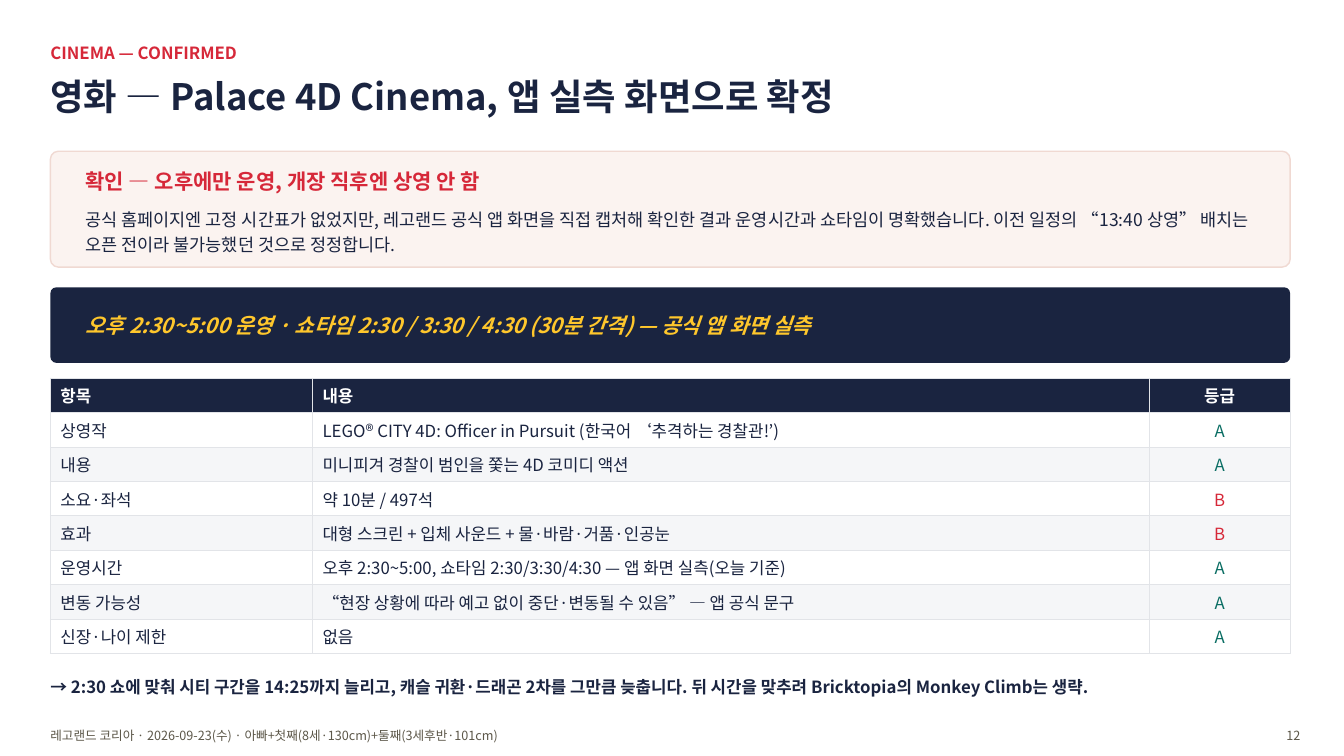
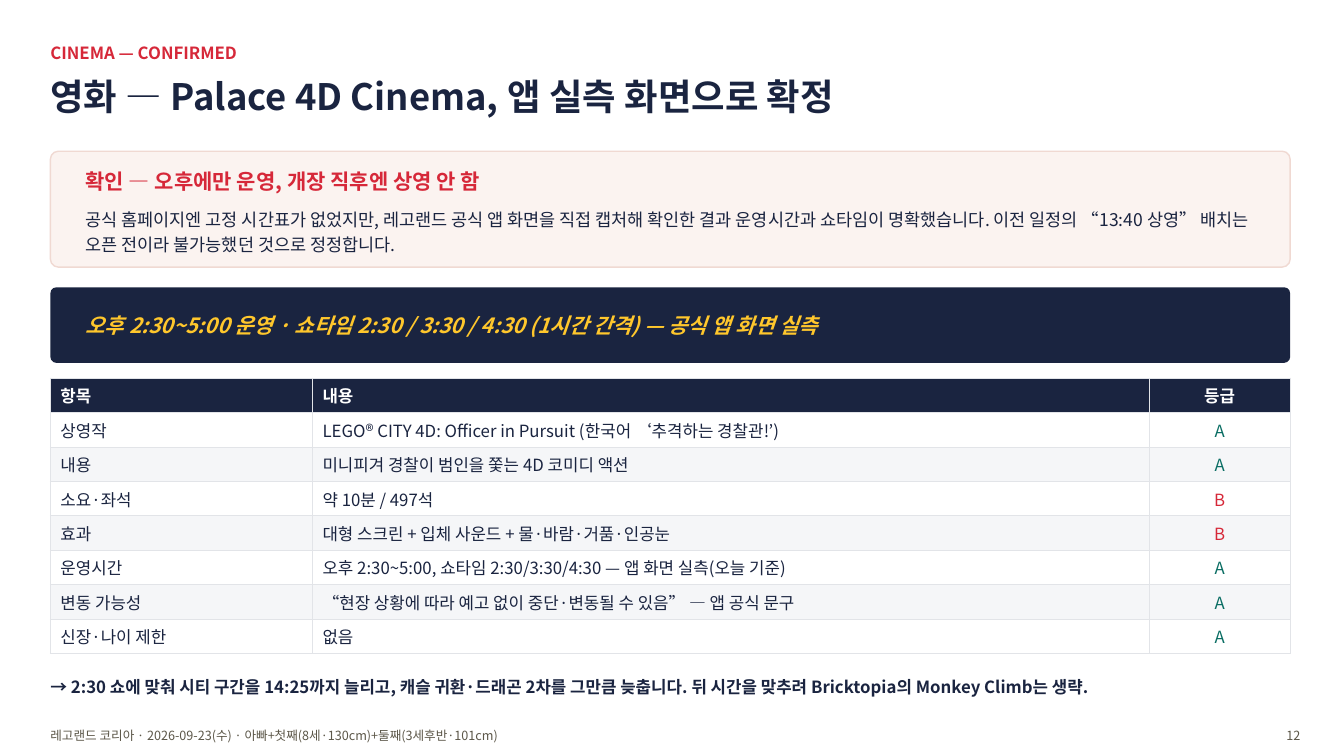
Before and after one commit to wonhee9299/wonee9, a slide deck: slide 12 of family-outings/assets/legoland_20260923_plan.pptx. Drawn at 1344x756 pixels with LibreOffice and Linux fonts; fonts in the diff are those of the drawing. Boxes give left, top, right and bottom in pixels: in the first picture for what was removed or moved away, otherwise in the second. Text is boxed around its words. In the diff, an @@ line names an element or a change of style, - is before the commit and + after.

```diff
--- a/family-outings/assets/legoland_20260923_plan.pptx
+++ b/family-outings/assets/legoland_20260923_plan.pptx
@@ text at (x1=86, y1=315, x2=818, y2=337): text changed @@
-오후 2:30~5:00 운영 · 쇼타임 2:30 / 3:30 / 4:30 (30분 간격) — 공식 앱 화면 실측
+오후 2:30~5:00 운영 · 쇼타임 2:30 / 3:30 / 4:30 (1시간 간격) — 공식 앱 화면 실측
```
Also in this commit, not shown: 2 other slides changed, 1 slide added, 3 other files.
